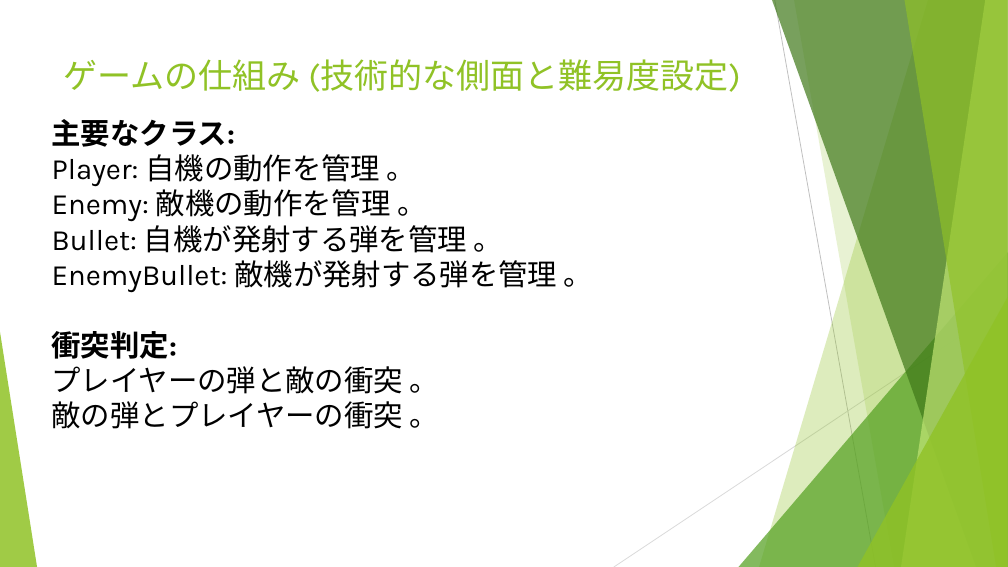
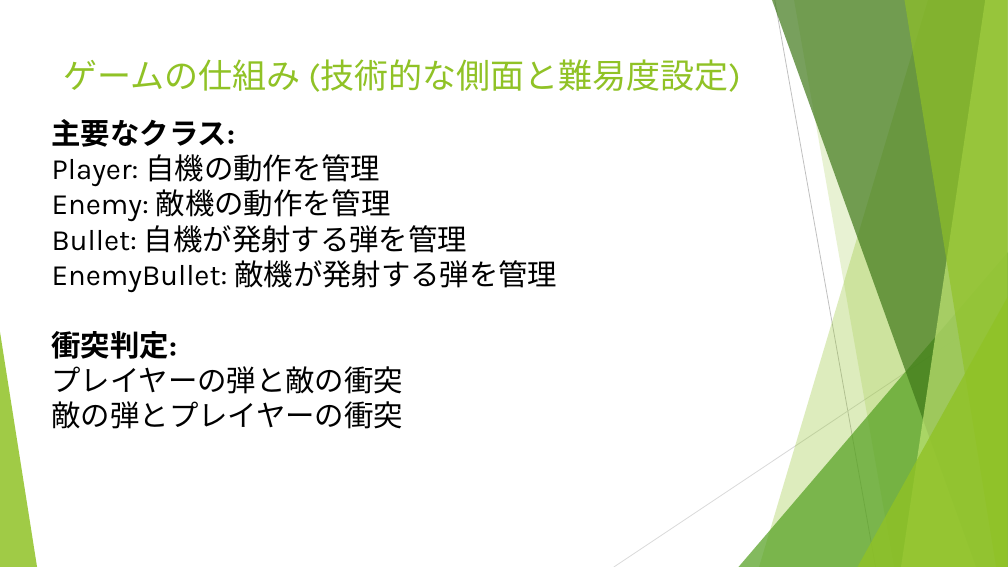
Before and after one commit to sotainooka/team07, a slide deck: slide 6 of team07 プレゼン.pptx. Drawn at 1008x567 pixels with LibreOffice and Linux fonts; fonts in the diff are those of the drawing. Boxes give left, top, right and bottom in pixels: in the first picture for what was removed or moved away, otherwise in the second. Text is boxed around its words. In the diff, an @@ line names an element or a change of style, - is before the commit and + after.

```diff
--- a/team07 プレゼン.pptx
+++ b/team07 プレゼン.pptx
@@ text at <box>52,154,557,292</box>: text changed @@
-Player: 自機の動作を管理 。
-Enemy: 敵機の動作を管理 。
-Bullet: 自機が発射する弾を管理 。
-EnemyBullet: 敵機が発射する弾を管理 。
+Player: 自機の動作を管理
+Enemy: 敵機の動作を管理
+Bullet: 自機が発射する弾を管理
+EnemyBullet: 敵機が発射する弾を管理
@@ text at <box>52,366,403,429</box>: text changed @@
-プレイヤーの弾と敵の衝突 。
-敵の弾とプレイヤーの衝突 。
+プレイヤーの弾と敵の衝突
+敵の弾とプレイヤーの衝突
```
Also in this commit, not shown: 5 other slides changed, 2 other files.
